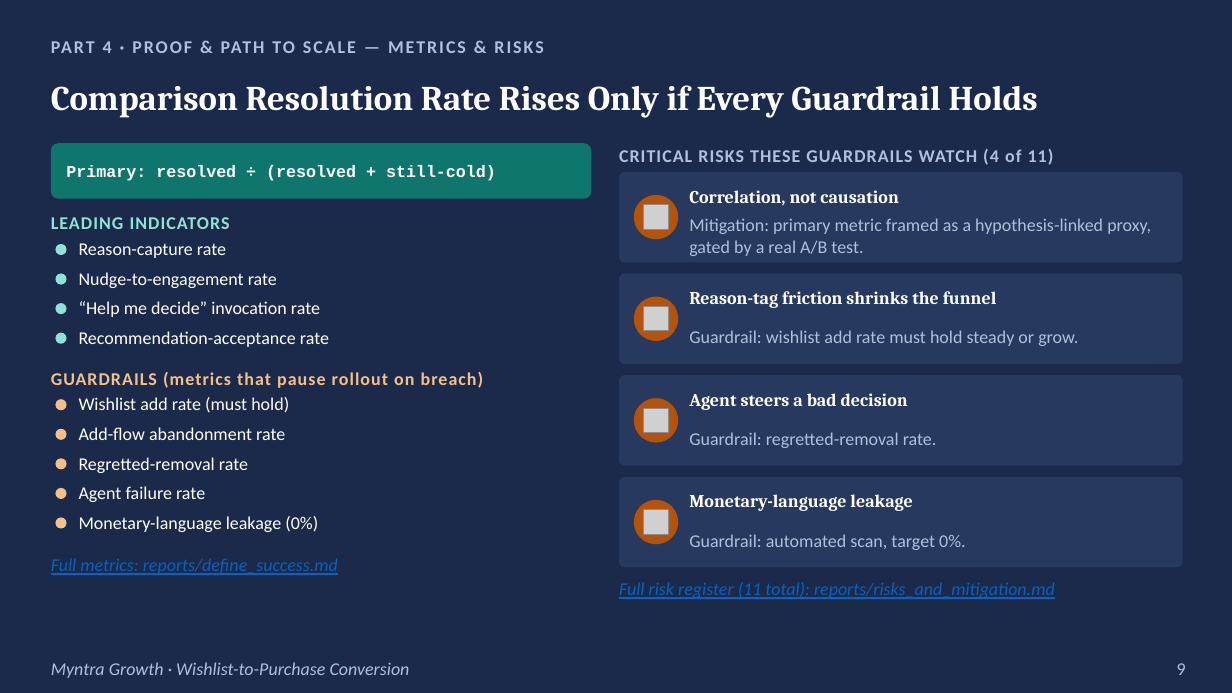
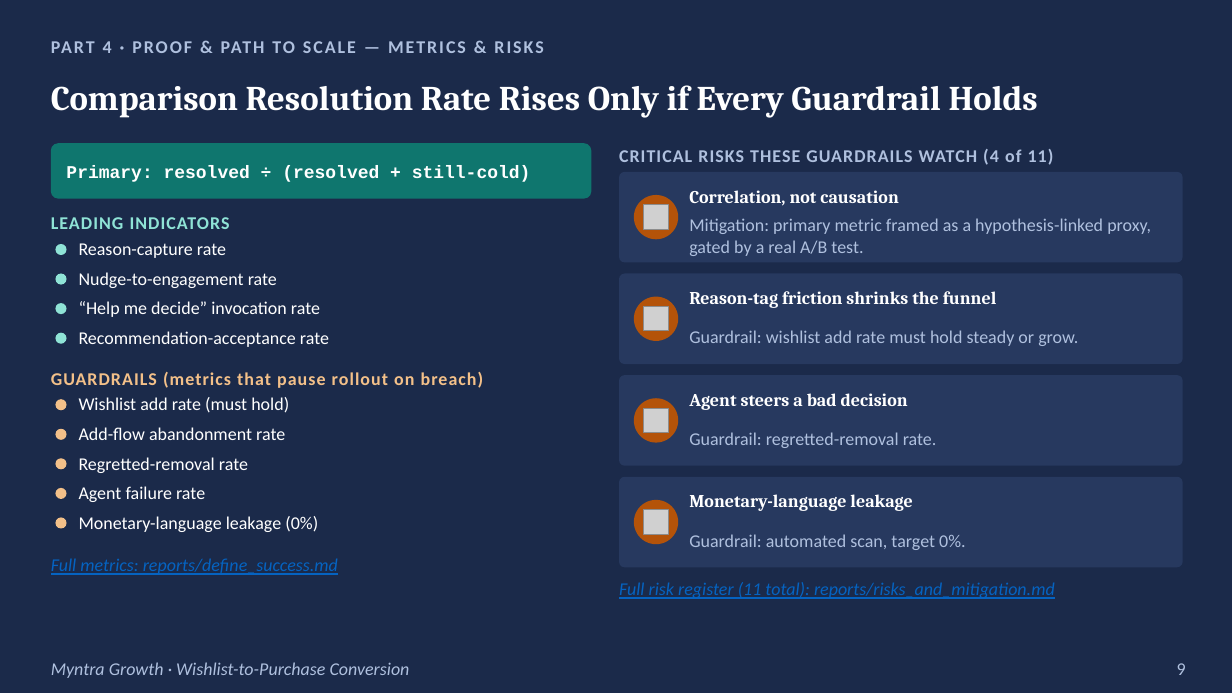
Before and after one commit to satheesanaswinPM/grad-pro-3---myntra, a slide deck: slide 9 of reports/final_deck.pptx. Drawn at 1232x693 pixels with LibreOffice and Linux fonts; fonts in the diff are those of the drawing; grey boxes stand for pictures. Boxes give left, top, right and bottom in pixels: in the first picture for what was removed or moved away, otherwise in the second. Text is boxed around its words. In the diff, an @@ line names an element or a change of style, - is before the commit and + after.

```diff
--- a/reports/final_deck.pptx
+++ b/reports/final_deck.pptx
@@ text "Primary: resolved ÷ (resolved + ..." at box(66, 165, 531, 182): size 13 to 14 pt @@
```
Also in this commit, not shown: 2 other slides changed.
